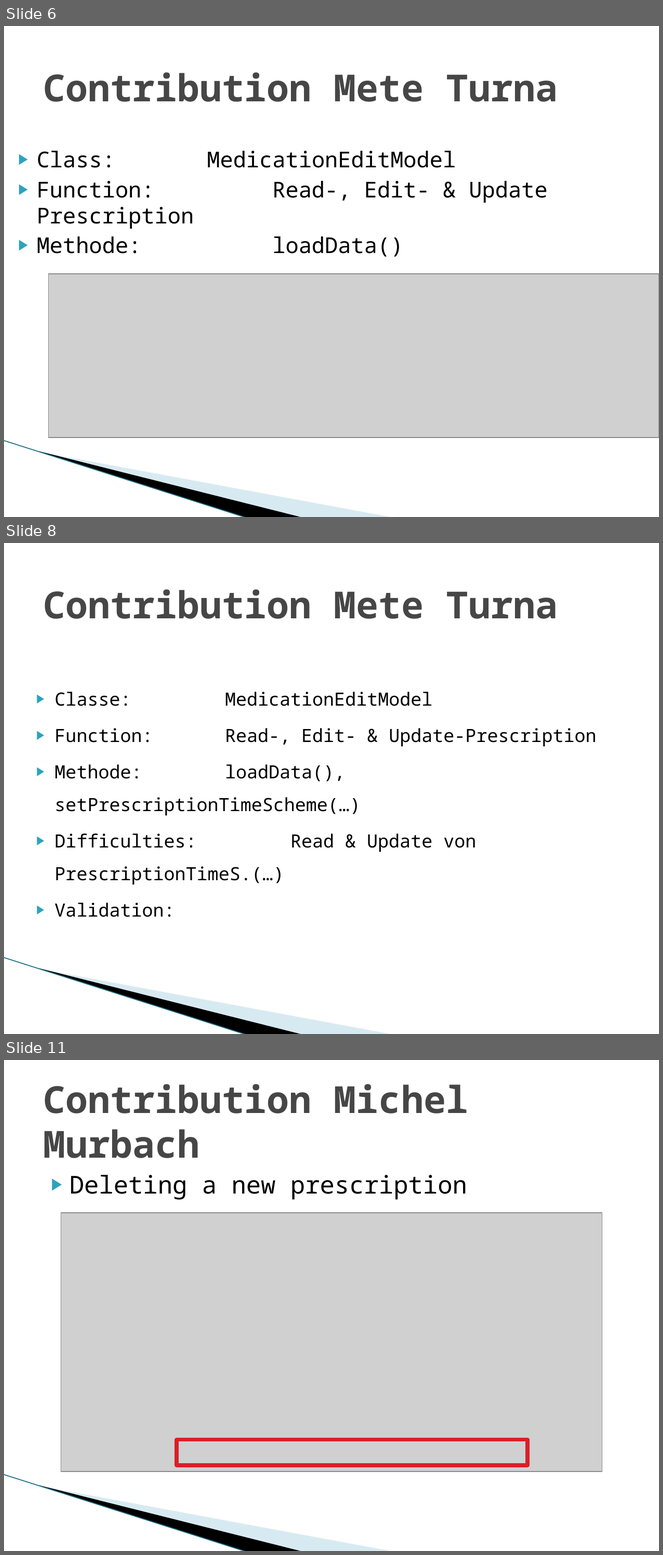
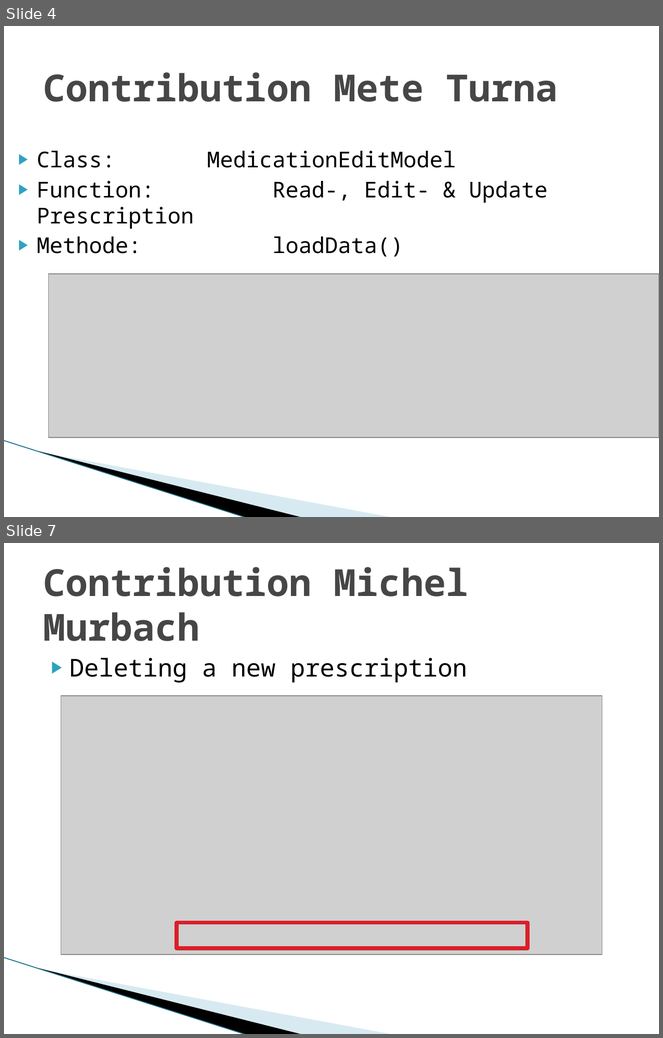
Before and after one commit to MarwinPhilips/ch.bfh.btx8081.w2015.schwarz, a slide deck: Documents/Task 14/Task 14.pptx. Shown one above the other, each under a label of ours: slides 6, 8 and 11 before the commit, slides 4 and 7 after it; the slides between them are not shown. The pictures are 663x1555 and 663x1038 pixels, drawn with LibreOffice and Linux fonts; fonts in the diff are those of the drawing; grey boxes stand for pictures; background and template pictures are left out. Boxes give left, top, right and bottom in pixels: in the first picture for what was removed or moved away, otherwise in the second. Text is boxed around its words. In the diff, an @@ line names an element or a change of style, - is before the commit and + after.

```diff
--- a/Documents/Task 14/Task 14.pptx
+++ b/Documents/Task 14/Task 14.pptx
@@ slide 8 removed at box(4, 543, 659, 1034), background #FFFFFF; not listed: 3 template elements that a slide beside it also shows @@
@@ title removed at box(43, 589, 558, 619) @@
-Contribution Mete Turna
@@ text removed at box(54, 692, 596, 852) @@
-▶ Classe: MedicationEditModel
-▶ Function: Read-, Edit- & Update-Prescription
-▶ Methode: loadData(), setPrescriptionTimeScheme(…)
-▶ Difficulties: Read & Update von PrescriptionTimeS.(…)
-▶ Validation:
@@ what was slide 6 is now slide 4 @@
@@ what was slide 11 is now slide 7 @@
```
Also in this commit, not shown: 6 slides changed, 3 slides added, 8 other slides removed, 1 other file.
